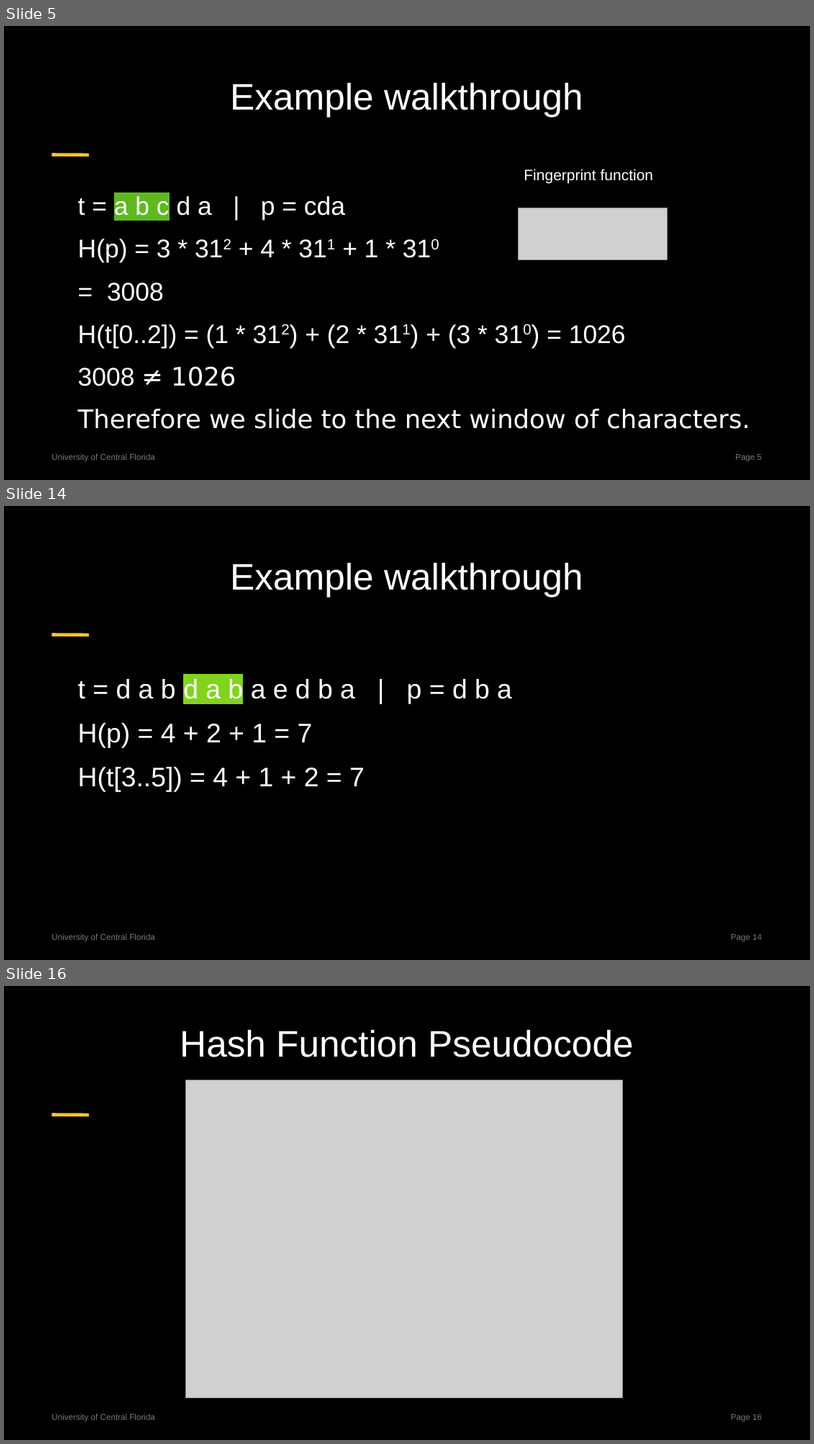
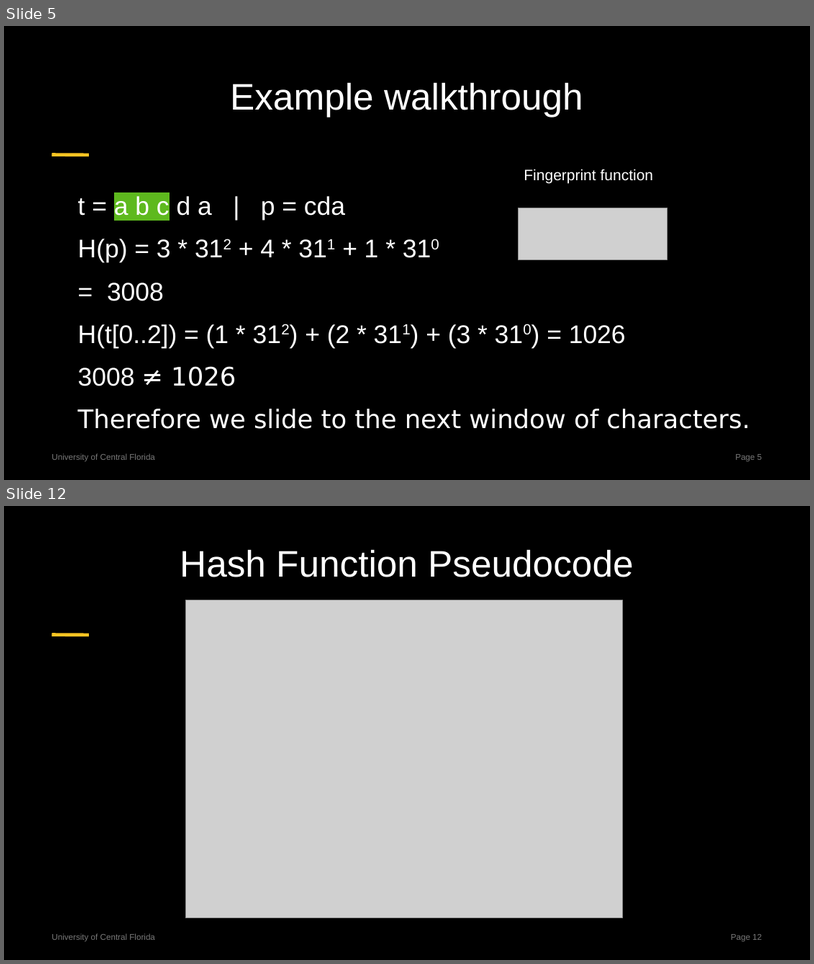
Before and after one commit to centuryhopper/Fall2022CourseContents, a slide deck: CAP6515/paper_presentation_files/rabin-karp-presentation.pptx. Shown one above the other, each under a label of ours: slides 5, 14 and 16 before the commit, slides 5 and 12 after it; the slides between them are not shown. The pictures are 814x1444 and 814x964 pixels, drawn with LibreOffice and Linux fonts; fonts in the diff are those of the drawing; grey boxes stand for pictures. Boxes give left, top, right and bottom in pixels: in the first picture for what was removed or moved away, otherwise in the second. Text is boxed around its words. In the diff, an @@ line names an element or a change of style, - is before the commit and + after.

```diff
--- a/CAP6515/paper_presentation_files/rabin-karp-presentation.pptx
+++ b/CAP6515/paper_presentation_files/rabin-karp-presentation.pptx
@@ slide 14 removed at [4, 506, 810, 960], background #000000; not listed: 3 template elements that a slide beside it also shows @@
@@ title removed at [230, 562, 584, 597] @@
-Example walkthrough
@@ text removed at [78, 679, 512, 792] @@
-t = d a b d a b a e d b a | p = d b a
-H(p) = 4 + 2 + 1 = 7
-H(t[3..5]) = 4 + 1 + 2 = 7
@@ what was slide 16 is now slide 12 @@
@@ page number at [731, 934, 762, 942]: text changed @@
-Page 16
+Page 12
```
Also in this commit, not shown: 9 slides changed, 2 slides added, 5 other slides removed, 2 other files.
